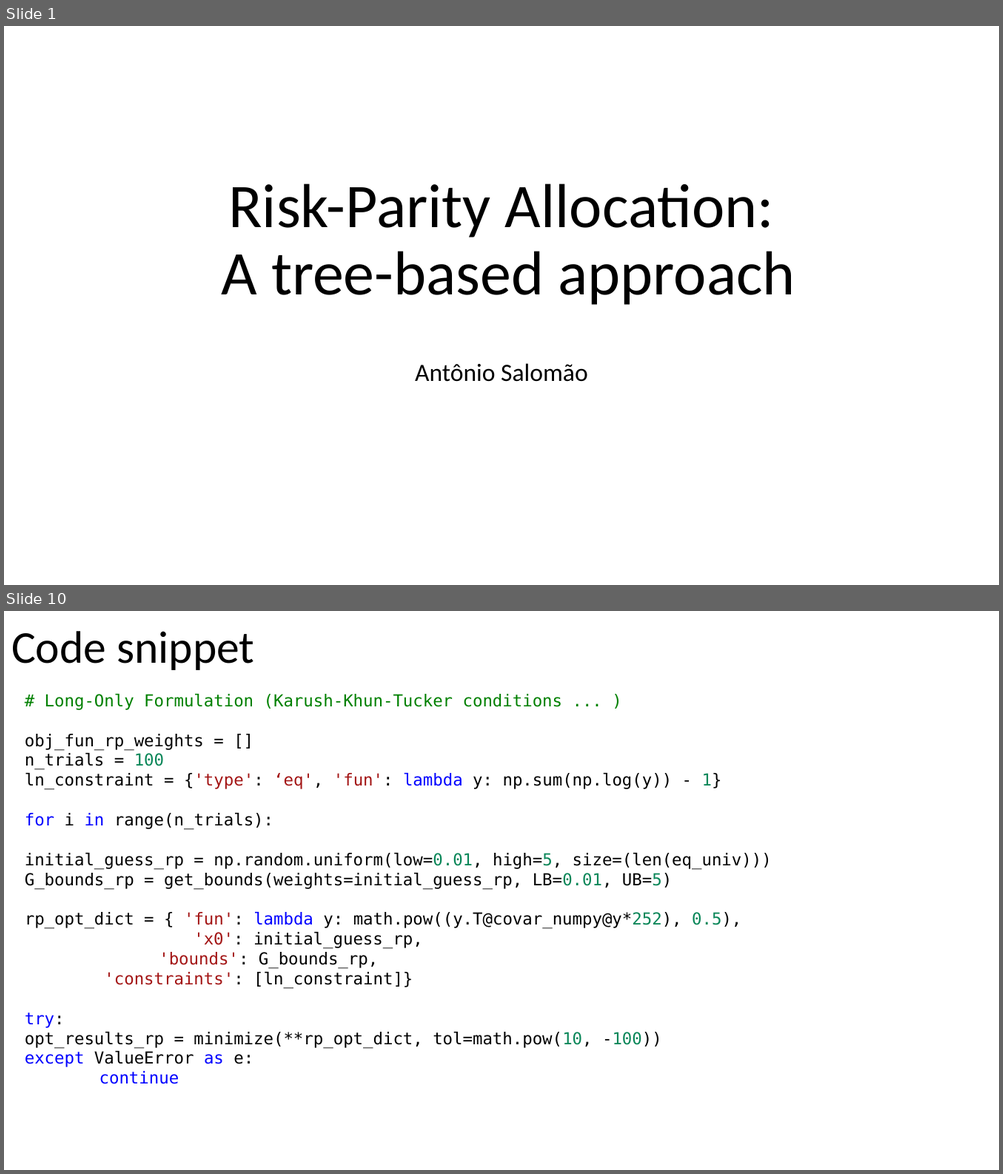
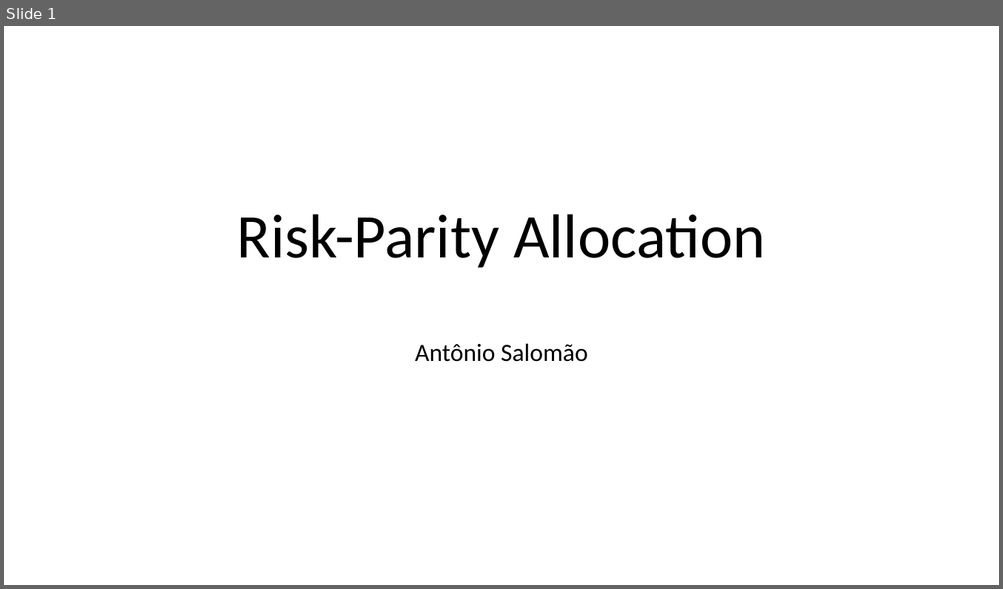
Before and after one commit to antoniosalomao/MPE_1, a slide deck: risk_parity_mpe_risco.pptx. Shown one above the other, each under a label of ours: slides 1 and 10 before the commit, slide 1 after it; the slides between them are not shown. The pictures are 1003x1174 and 1003x589 pixels, drawn with LibreOffice and Linux fonts; fonts in the diff are those of the drawing. Boxes give left, top, right and bottom in pixels: in the first picture for what was removed or moved away, otherwise in the second. Text is boxed around its words. In the diff, an @@ line names an element or a change of style, - is before the commit and + after.

```diff
--- a/risk_parity_mpe_risco.pptx
+++ b/risk_parity_mpe_risco.pptx
@@ slide 10 removed at <box>4,611,999,1170</box>, background #FFFFFF @@
@@ title removed at <box>11,631,254,670</box> @@
-Code snippet
@@ text removed at <box>25,694,771,1085</box> @@
-# Long-Only Formulation (Karush-Khun-Tucker conditions ... )
-obj_fun_rp_weights = []
-n_trials = 100
-ln_constraint = {'type': ‘eq', 'fun': lambda y: np.sum(np.log(y)) - 1}
-for i in range(n_trials):
-initial_guess_rp = np.random.uniform(low=0.01, high=5, size=(len(eq_univ)))
-G_bounds_rp = get_bounds(weights=initial_guess_rp, LB=0.01, UB=5)
-rp_opt_dict = { 'fun': lambda y: math.pow((y.T@covar_numpy@y*252), 0.5),
-'x0': initial_guess_rp,
-'bounds': G_bounds_rp,
-'constraints': [ln_constraint]}
-try:
-opt_results_rp = minimize(**rp_opt_dict, tol=math.pow(10, -100))
-except ValueError as e:
-continue
@@ slide 1 changed as well @@
@@ title at <box>237,214,765,268</box>: text changed @@
-Risk-Parity Allocation:
-A tree-based approach
+Risk-Parity Allocation
@@ subtitle "Antônio Salomão": place and size @@
-subtitle "Antônio Salomão" at <box>415,363,588,382</box>
+subtitle "Antônio Salomão" at <box>415,343,588,362</box>
```
Also in this commit, not shown: 1 other slide changed, 7 slides added, 7 other slides removed.
